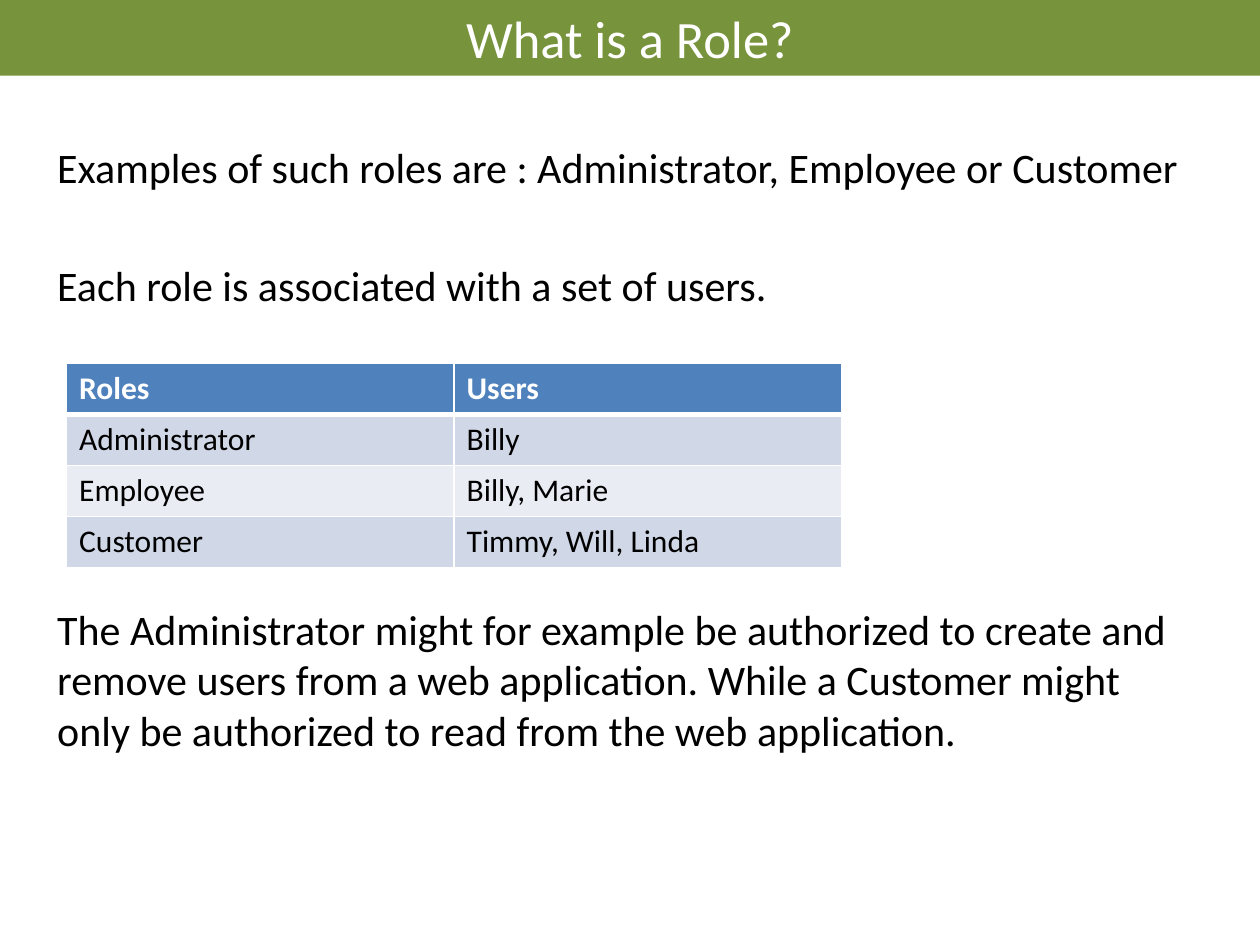
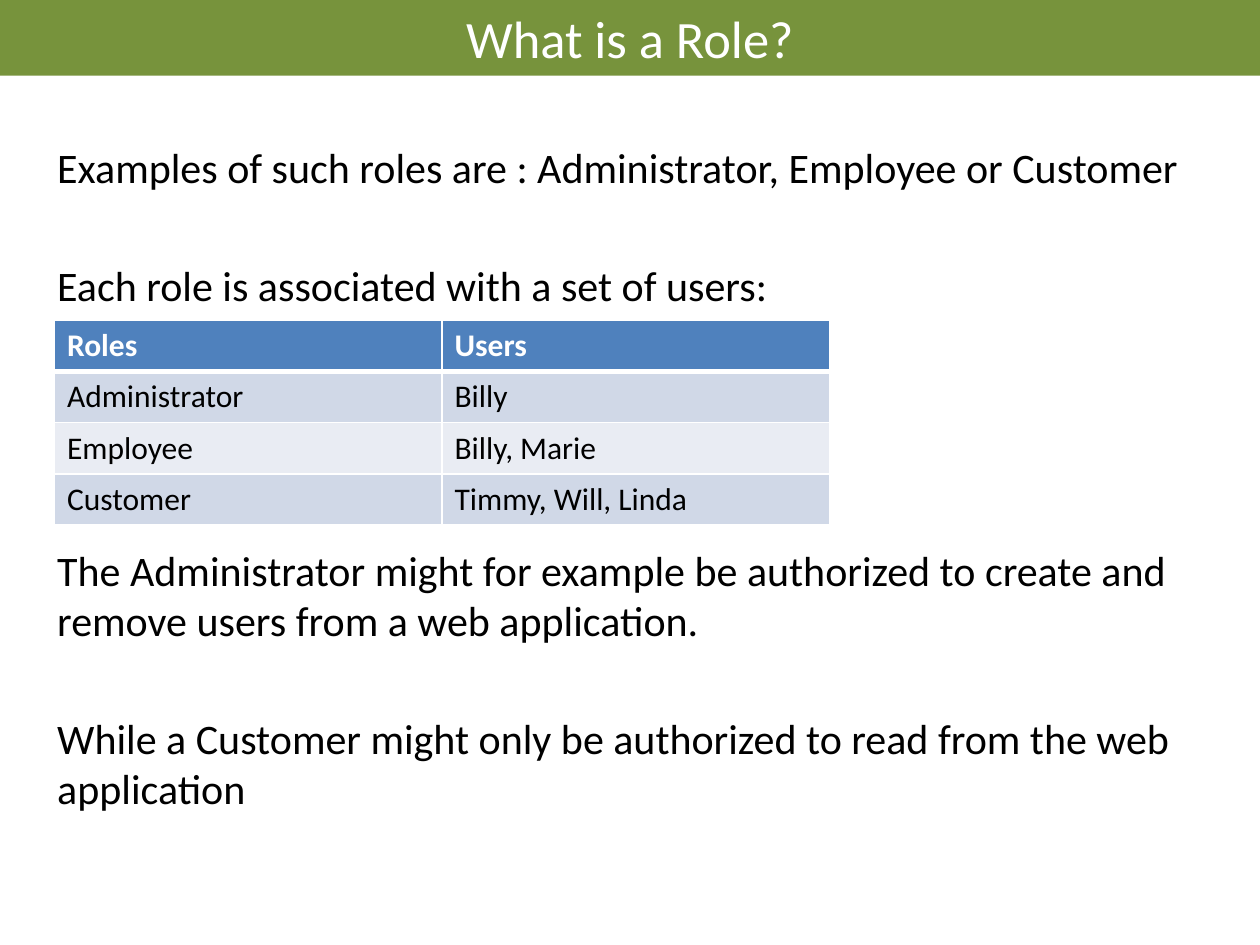
Before and after one commit to AndreasElffors/ProjectIdentity, a slide deck: slide 8 of Documents/Slides/Identity-SecurityFundamentals.pptx. Drawn at 1260x945 pixels with LibreOffice and Linux fonts; fonts in the diff are those of the drawing; background and template pictures are left out. Boxes give left, top, right and bottom in pixels: in the first picture for what was removed or moved away, otherwise in the second. Text is boxed around its words. In the diff, an @@ line names an element or a change of style, - is before the commit and + after.

```diff
--- a/Documents/Slides/Identity-SecurityFundamentals.pptx
+++ b/Documents/Slides/Identity-SecurityFundamentals.pptx
@@ text at box(57, 271, 1169, 811): text changed @@
-Each role is associated with a set of users.
-The Administrator might for example be authorized to create and remove users from a web application. While a Customer might only be authorized to read from the web application.
+Each role is associated with a set of users:
+The Administrator might for example be authorized to create and remove users from a web application.
+While a Customer might only be authorized to read from the web application
@@ table: place and size @@
-table at box(67, 363, 843, 564)
+table at box(54, 320, 830, 522)
```
Also in this commit, not shown: 11 other slides changed, 5 other files.
